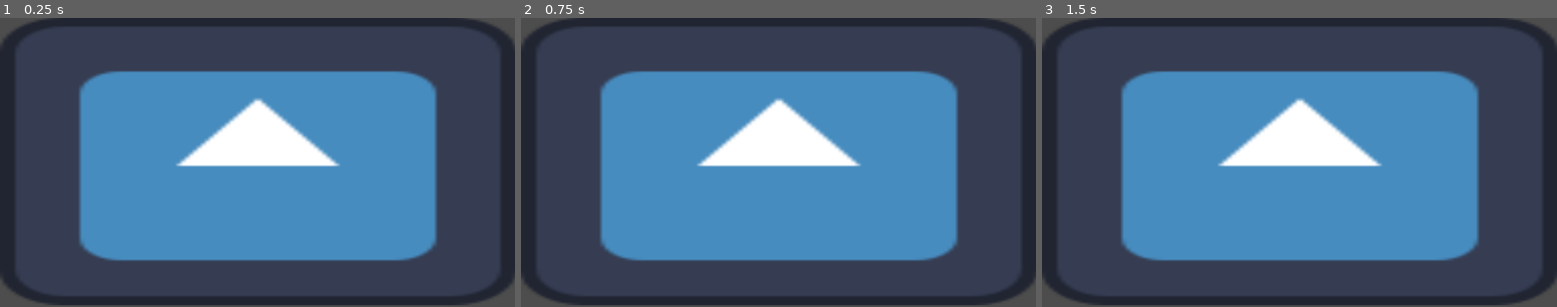
Above: before the commit, frames 1-3 (left to right).
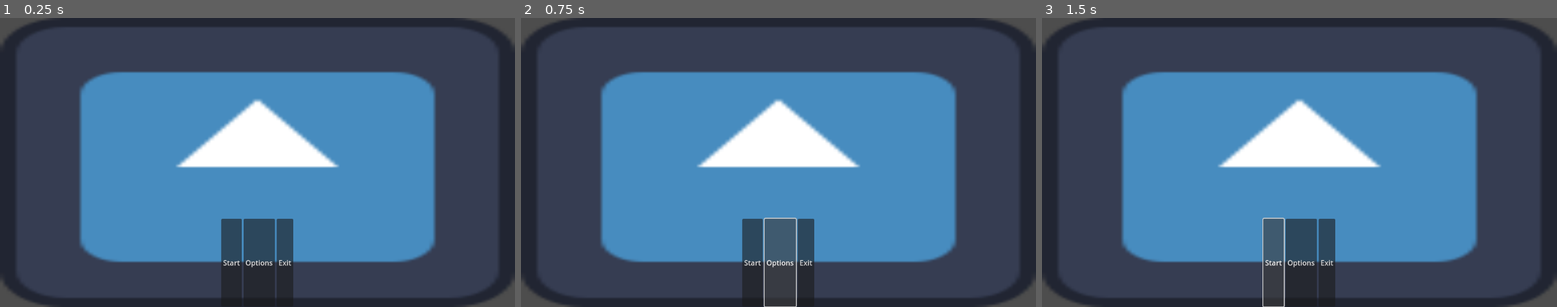
Above: after the commit, the same moments.

Repository: Afia-Ava/Purpose-Not-Found
Game: Godot game, scene res://scenes/menu/mainMenu.tscn
Same seed, same stepped clock (60 frames per second), same inputs: the game is played once before the commit and once after it. The engine's default icon, where the game draws it, is replaced by a stand-in: a white triangle on a blue panel in a dark square.
Inputs (mouse positions are in pixels of both pictures, inside the frame that each line leads up to):
- Up to frame 1 (0.25 s): no input
- Up to frame 2 (0.75 s): click (778, 263) at 0.5 s, where only the run after the commit has a clickable "Options"
- Up to frame 3 (1.5 s): click (1273, 263) at 1.25 s, where only the run after the commit has a clickable "Start"

The runs differ from the first frame. In frame 1, 6.1% of the frame differs, in the area x 6-93%, y 18-100%; in frame 2, 5.6%; in frame 3, 5.8%.

Commit message:
Updated mainscene
Creating the verry basics of a main menu

Diff:
--- a/scenes/menu/mainMenu.tscn
+++ b/scenes/menu/mainMenu.tscn
@@ -11,6 +11,26 @@
 grow_vertical = 2
 
 [node name="Background" type="Sprite2D" parent="."]
-position = Vector2(577, 321.5)
-scale = Vector2(9.04688, 5.03906)
+position = Vector2(576, 324)
+scale = Vector2(9, 5.0625)
 texture = ExtResource("1_kwvgq")
+
+[node name="HBoxContainer" type="HBoxContainer" parent="."]
+layout_mode = 1
+anchors_preset = -1
+anchor_top = 0.695
+anchor_right = 1.0
+anchor_bottom = 1.0
+alignment = 1
+
+[node name="startBtn" type="Button" parent="HBoxContainer"]
+layout_mode = 2
+text = "Start"
+
+[node name="optionsBtn" type="Button" parent="HBoxContainer"]
+layout_mode = 2
+text = "Options"
+
+[node name="exitBtn" type="Button" parent="HBoxContainer"]
+layout_mode = 2
+text = "Exit"
